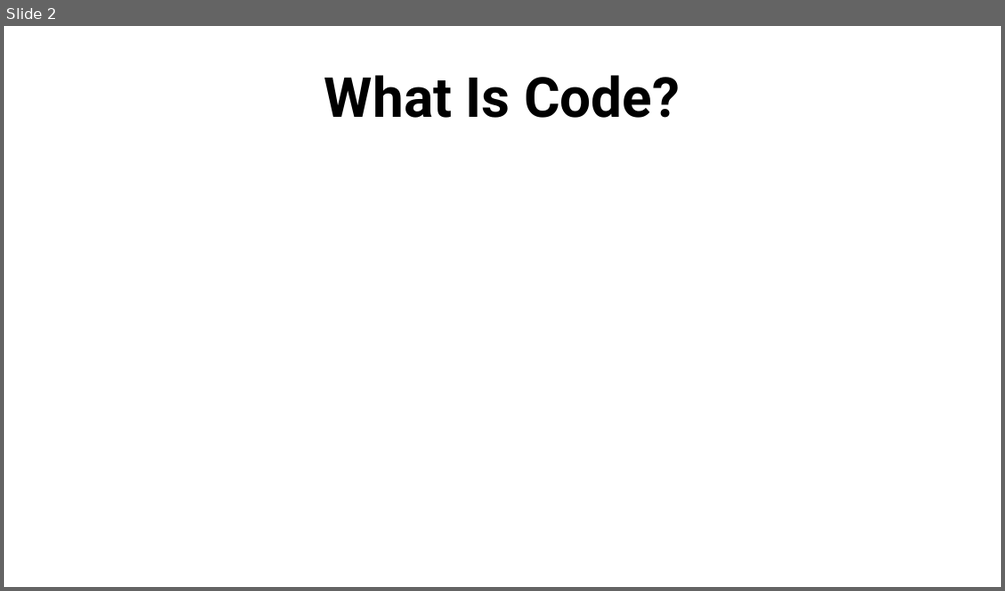
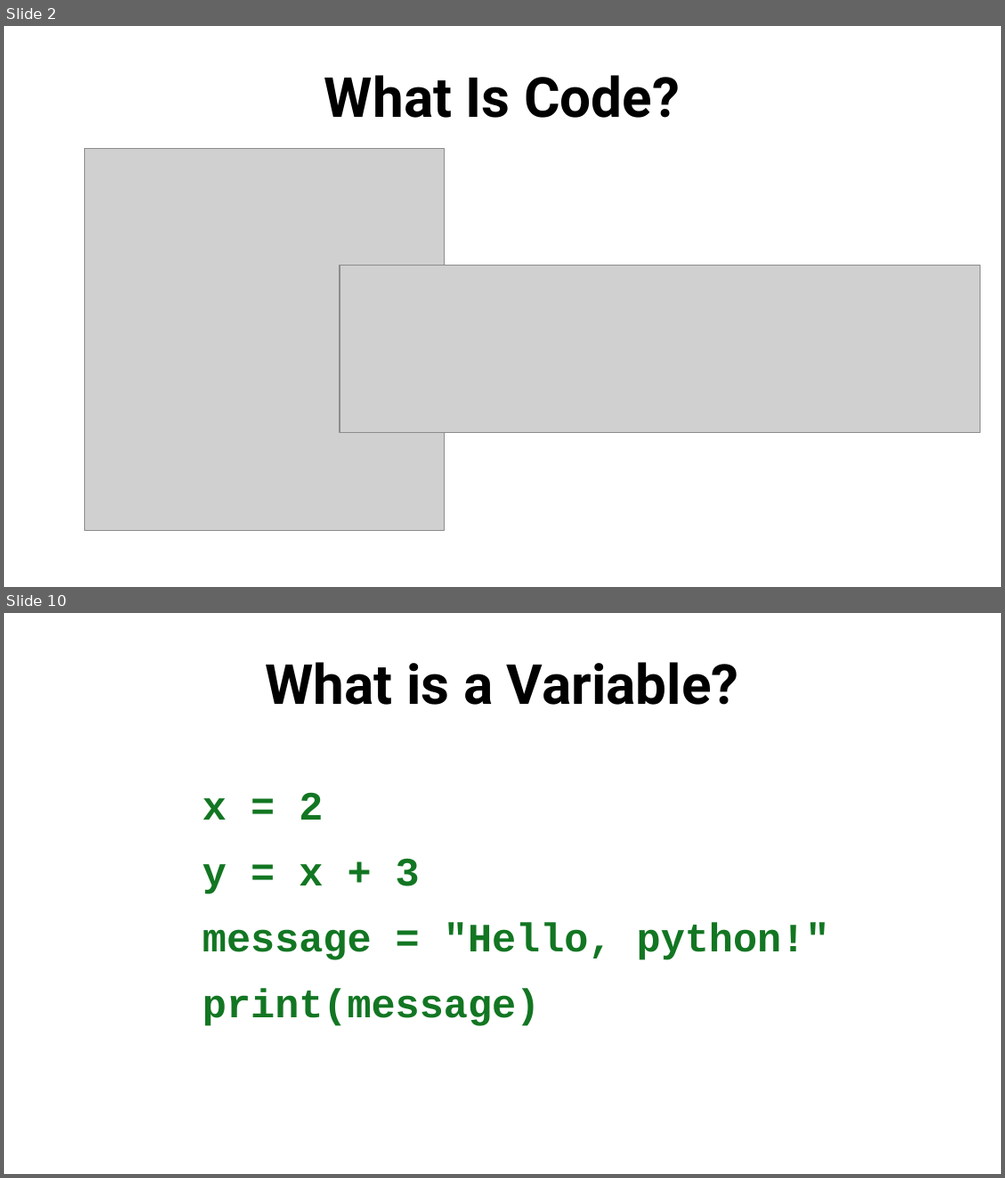
Before and after one commit to SlithyMatt/python-tutorial, a slide deck: lesson1/python101_lesson1_slides.odp. Shown one above the other, each under a label of ours: slide 2 before the commit, slides 2 and 10 after it; the slides between them are not shown. The pictures are 1005x591 and 1005x1178 pixels, drawn with LibreOffice and Linux fonts; fonts in the diff are those of the drawing; grey boxes stand for pictures. Boxes give left, top, right and bottom in pixels: in the first picture for what was removed or moved away, otherwise in the second. Text is boxed around its words. In the diff, an @@ line names an element or a change of style, - is before the commit and + after.

```diff
--- a/lesson1/python101_lesson1_slides.odp
+++ b/lesson1/python101_lesson1_slides.odp
@@ slide 10 added at box(4, 613, 1001, 1174), background #FFFFFF @@
@@ title added at box(266, 662, 739, 705), 44 pt, text #000000, bold @@
+What is a Variable?
@@ text added at box(202, 792, 830, 1026), 32 pt, text #127622, bold @@
+x = 2
+y = x + 3
+message = "Hello, python!"
+print(message)
@@ slide 2 changed as well @@
@@ picture added at box(84, 148, 444, 531) @@
@@ picture added at box(340, 265, 980, 432) @@
```
Also in this commit, not shown: 1 other slide changed, 8 other slides added, 1 other file.
